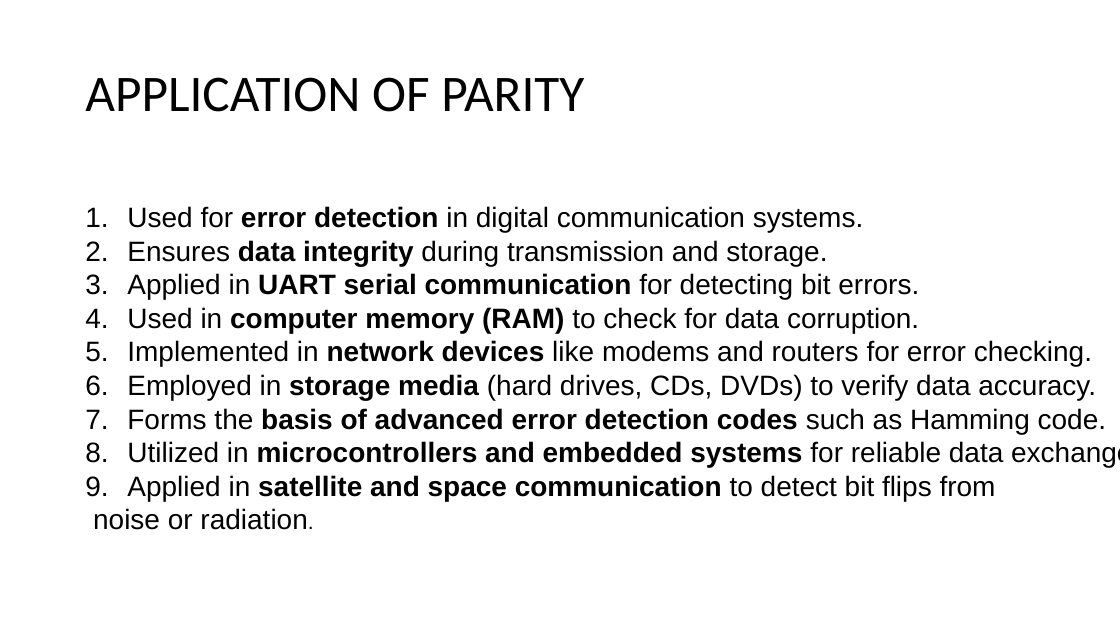
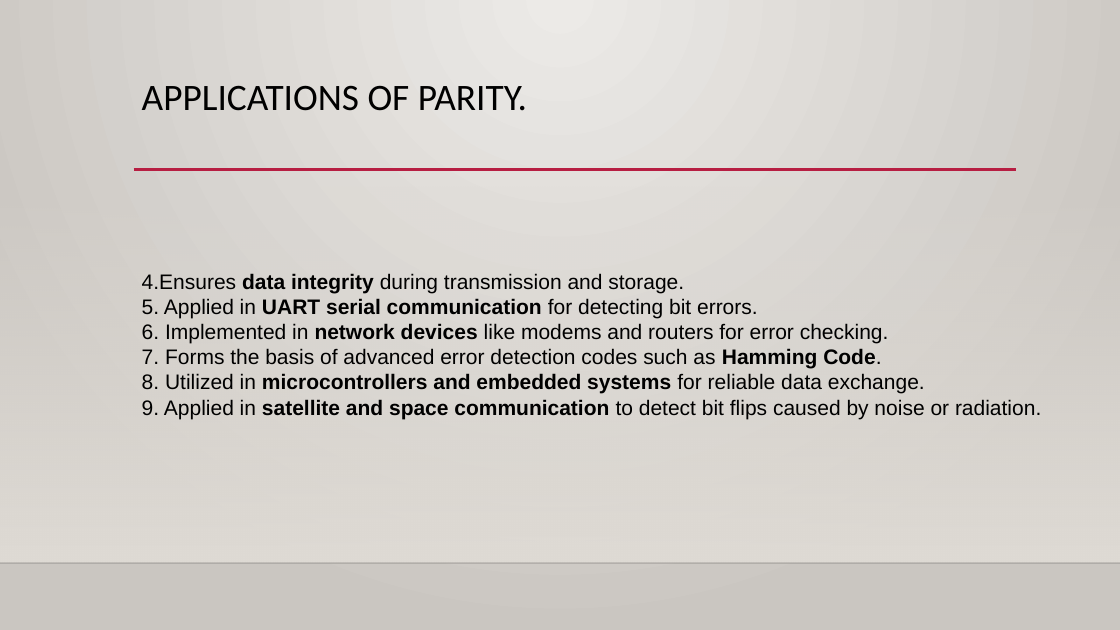
Before and after one commit to joshuawambua/parity, a slide deck: slide 23 of PARITY GENERATOR.pptx (slide 4 before the commit). Drawn at 1120x630 pixels with LibreOffice and Linux fonts; fonts in the diff are those of the drawing; background and template pictures are left out. Boxes give left, top, right and bottom in pixels: in the first picture for what was removed or moved away, otherwise in the second. Text is boxed around its words. In the diff, an @@ line names an element or a change of style, - is before the commit and + after.

```diff
--- a/PARITY GENERATOR.pptx
+++ b/PARITY GENERATOR.pptx
@@ background #FFFFFF to gradient #ECEAE7 to #CAC7C1 @@
@@ title "APPLICATIONS OF PARITY." at box(142, 85, 527, 111): vertical alignment middle to top @@
@@ title at box(142, 85, 527, 111): text changed; size 44 to 32 pt @@
-APPLICATION OF PARITY
+APPLICATIONS OF PARITY.
@@ line added from (134, 170) to (1017, 170), #B71E42 2.5 pt @@
@@ rectangle added at box(0, 186, 1120, 563), fill gradient #DFDBD5 @@
@@ text at box(142, 273, 1041, 419): text changed; size 24 to 18 pt @@
-1. Used for error detection in digital communication systems.
-2. Ensures data integrity during transmission and storage.
-3. Applied in UART serial communication for detecting bit errors.
-4. Used in computer memory (RAM) to check for data corruption.
-5. Implemented in network devices like modems and routers for error checking.
-6. Employed in storage media (hard drives, CDs, DVDs) to verify data accuracy.
-7. Forms the basis of advanced error detection codes such as Hamming code.
-8. Utilized in microcontrollers and embedded systems for reliable data exchange.
-9. Applied in satellite and space communication to detect bit flips from
-noise or radiation.
+4.Ensures data integrity during transmission and storage.
+5. Applied in UART serial communication for detecting bit errors.
+6. Implemented in network devices like modems and routers for error checking.
+7. Forms the basis of advanced error detection codes such as Hamming Code.
+8. Utilized in microcontrollers and embedded systems for reliable data exchange.
+9. Applied in satellite and space communication to detect bit flips caused by noise or radiation.
@@ line added from (0, 563) to (1120, 563), #000001 1 pt @@
```
Also in this commit, not shown: 4 other slides changed, 19 slides added, 2 slides removed.
